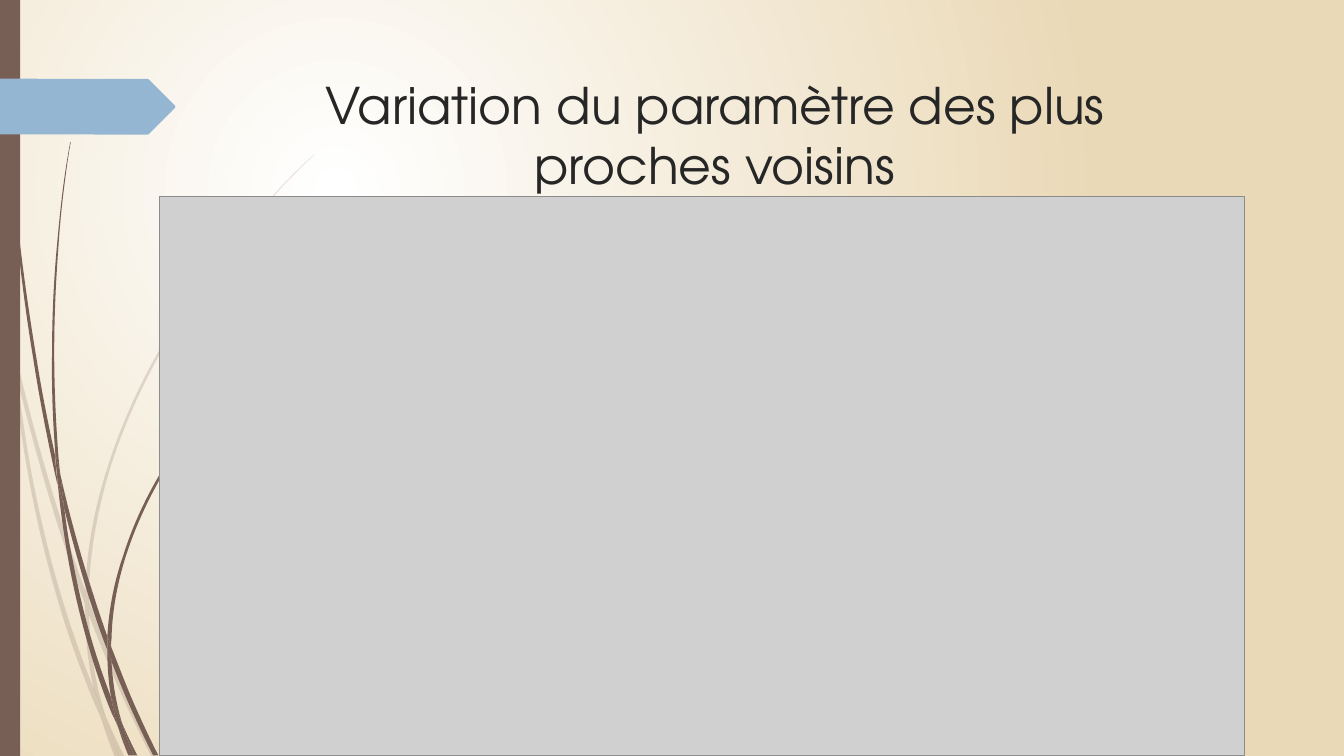
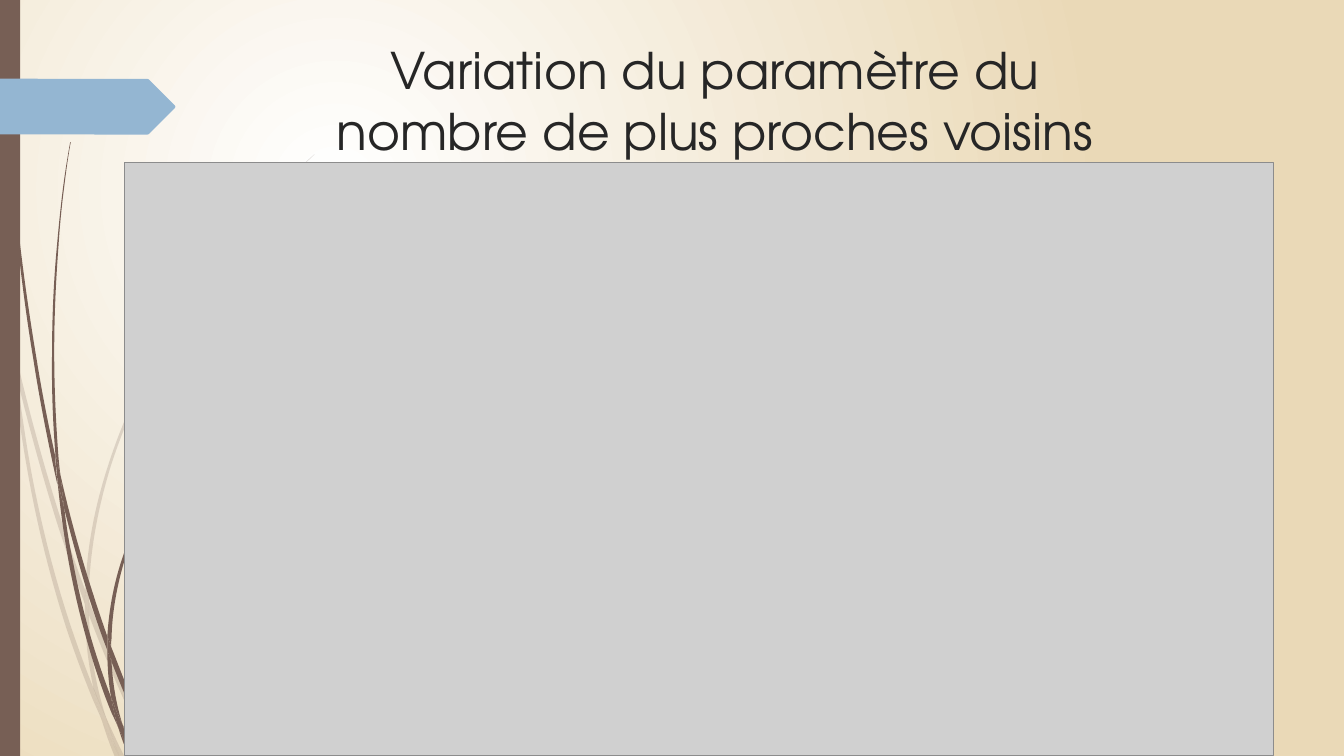
Before and after one commit to Phi-gif/DataViz, a slide deck: slide 12 of diapo.pptx. Drawn at 1344x756 pixels with LibreOffice and Linux fonts; fonts in the diff are those of the drawing; grey boxes stand for pictures. Boxes give left, top, right and bottom in pixels: in the first picture for what was removed or moved away, otherwise in the second. Text is boxed around its words. In the diff, an @@ line names an element or a change of style, - is before the commit and + after.

```diff
--- a/diapo.pptx
+++ b/diapo.pptx
@@ title at bbox=[337, 50, 1093, 174]: text changed @@
-Variation du paramètre des plus proches voisins
+Variation du paramètre du nombre de plus proches voisins
@@ picture: place and size @@
-picture at bbox=[159, 197, 1244, 756]
+picture at bbox=[124, 162, 1274, 756]
```
Also in this commit, not shown: 2 other slides changed.
